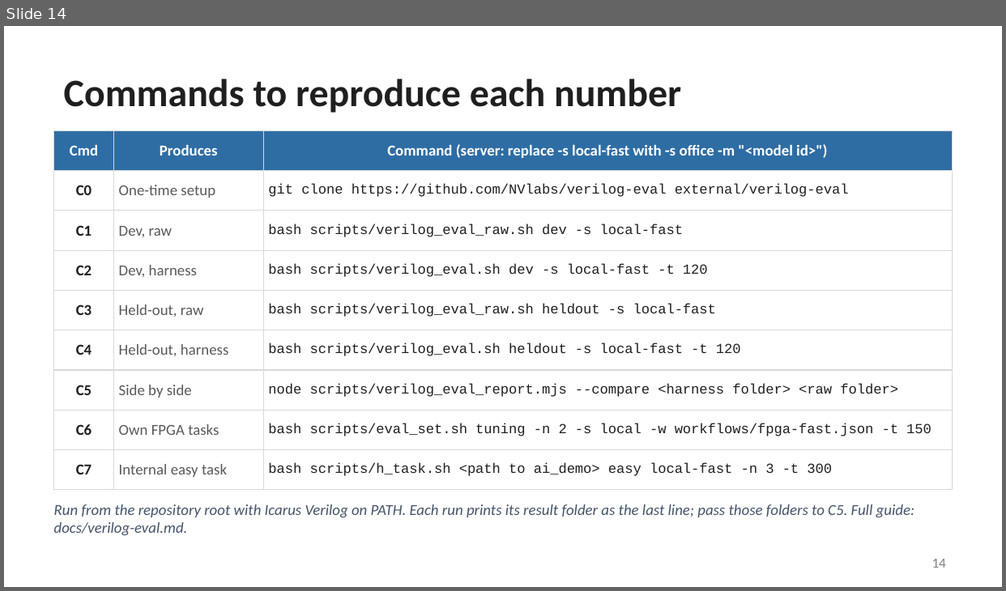
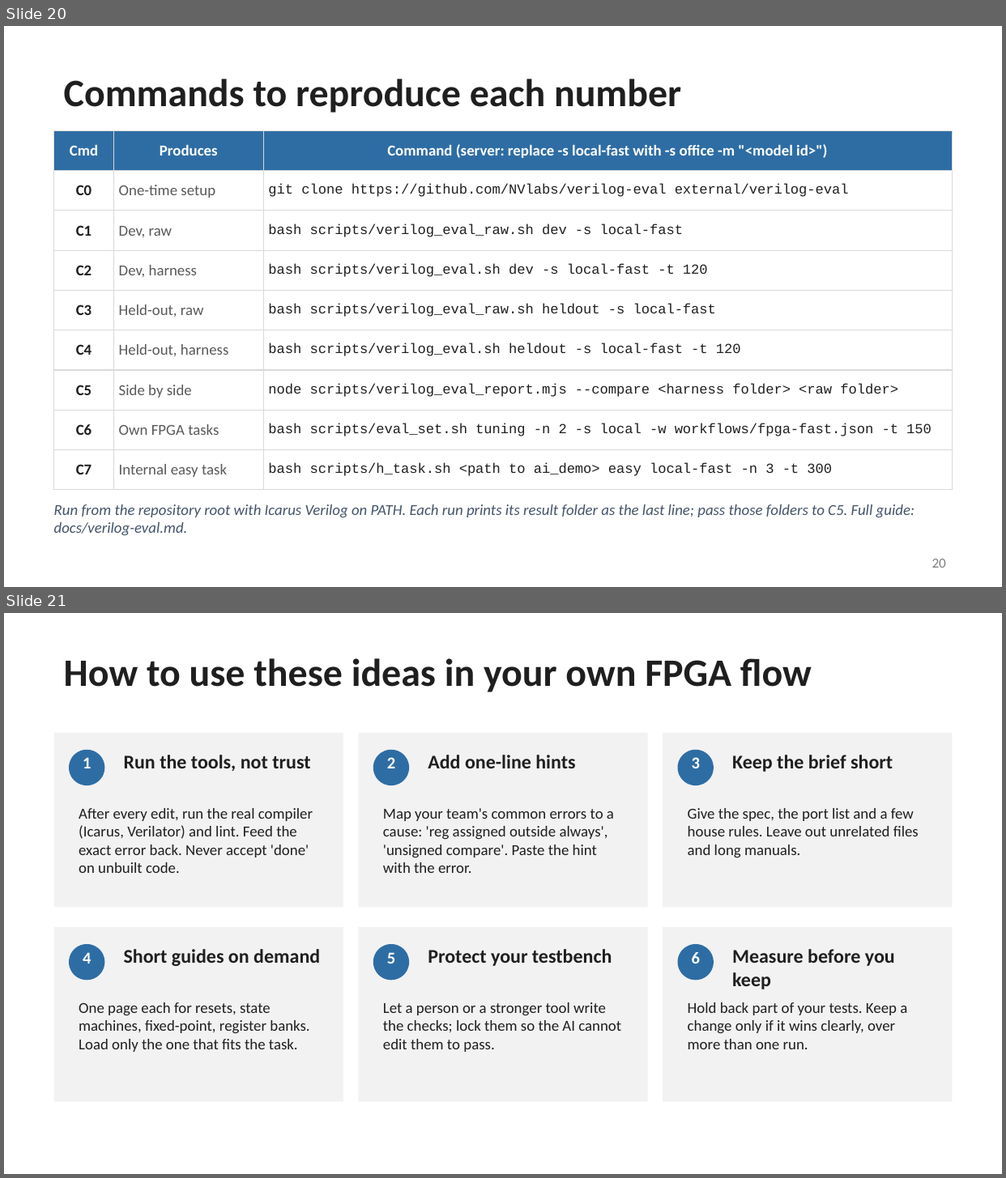
Before and after one commit to SiddharthaKR/agent_bench, a slide deck: docs/local-model-fpga-harness.pptx. Shown one above the other, each under a label of ours: slide 14 before the commit, slides 20 and 21 after it. The pictures are 1006x591 and 1006x1178 pixels, drawn with LibreOffice and Linux fonts; fonts in the diff are those of the drawing. Boxes give left, top, right and bottom in pixels: in the first picture for what was removed or moved away, otherwise in the second. Text is boxed around its words. In the diff, an @@ line names an element or a change of style, - is before the commit and + after.

Commit message:
Deck: plain-words intro, 12B results, comparison with Verilog-trained models, what helped and what did not, hints and overfitting, how to use it in your own flow

```diff
--- a/docs/local-model-fpga-harness.pptx
+++ b/docs/local-model-fpga-harness.pptx
@@ slide 21 added at (4,613,1002,1174), background #FFFFFF @@
@@ title added at (64,658,812,692), 28 pt, text #1F1F1F, bold @@
+How to use these ideas in your own FPGA flow
@@ rectangle added at (54,733,343,907), fill #F2F2F2 @@
@@ rectangle added at (358,733,648,907), fill #F2F2F2 @@
@@ rectangle added at (663,733,952,907), fill #F2F2F2 @@
@@ ellipse added at (69,750,104,786), fill #2E6DA4 @@
@@ text added at (83,757,91,769), 12 pt, text #FFFFFF, bold @@
+1
@@ text added at (124,755,310,771), 14 pt, text #1F1F1F, bold @@
+Run the tools, not trust
@@ ellipse added at (373,750,409,786), fill #2E6DA4 @@
@@ text added at (387,757,395,769), 12 pt, text #FFFFFF, bold @@
+2
@@ text added at (428,755,575,769), 14 pt, text #1F1F1F, bold @@
+Add one-line hints
@@ ellipse added at (678,750,714,786), fill #2E6DA4 @@
@@ text added at (692,757,700,769), 12 pt, text #FFFFFF, bold @@
+3
@@ text added at (732,755,893,772), 14 pt, text #1F1F1F, bold @@
+Keep the brief short
@@ text added at (79,808,313,873), 11 pt, text #1F1F1F @@
+After every edit, run the real compiler (Icarus, Verilator) and lint. Feed the exact error back. Never accept 'done' on unbuilt code.
@@ text added at (383,808,614,873), 11 pt, text #1F1F1F @@
+Map your team's common errors to a cause: 'reg assigned outside always', 'unsigned compare'. Paste the hint with the error.
@@ text added at (688,808,918,858), 11 pt, text #1F1F1F @@
+Give the spec, the port list and a few house rules. Leave out unrelated files and long manuals.
@@ rectangle added at (54,927,343,1102), fill #F2F2F2 @@
@@ rectangle added at (358,927,648,1102), fill #F2F2F2 @@
@@ rectangle added at (663,927,952,1102), fill #F2F2F2 @@
@@ ellipse added at (69,944,104,980), fill #2E6DA4 @@
@@ text added at (83,952,91,964), 12 pt, text #FFFFFF, bold @@
+4
@@ text added at (124,949,320,966), 14 pt, text #1F1F1F, bold @@
+Short guides on demand
@@ ellipse added at (373,944,409,980), fill #2E6DA4 @@
@@ text added at (387,952,395,964), 12 pt, text #FFFFFF, bold @@
+5
@@ text added at (428,949,612,966), 14 pt, text #1F1F1F, bold @@
+Protect your testbench
@@ ellipse added at (678,944,714,980), fill #2E6DA4 @@
@@ text added at (692,952,700,964), 12 pt, text #FFFFFF, bold @@
+6
@@ text added at (732,949,895,990), 14 pt, text #1F1F1F, bold @@
+Measure before you keep
@@ text added at (79,1003,309,1052), 11 pt, text #1F1F1F @@
+One page each for resets, state machines, fixed-point, register banks. Load only the one that fits the task.
@@ text added at (383,1003,621,1052), 11 pt, text #1F1F1F @@
+Let a person or a stronger tool write the checks; lock them so the AI cannot edit them to pass.
@@ text added at (688,1003,907,1050), 11 pt, text #1F1F1F @@
+Hold back part of your tests. Keep a change only if it wins clearly, over more than one run.
@@ what was slide 14 is now slide 20 @@
@@ page number at (932,559,946,568): text changed @@
-14
+20
```
Also in this commit, not shown: 3 slides changed, 7 other slides added.
